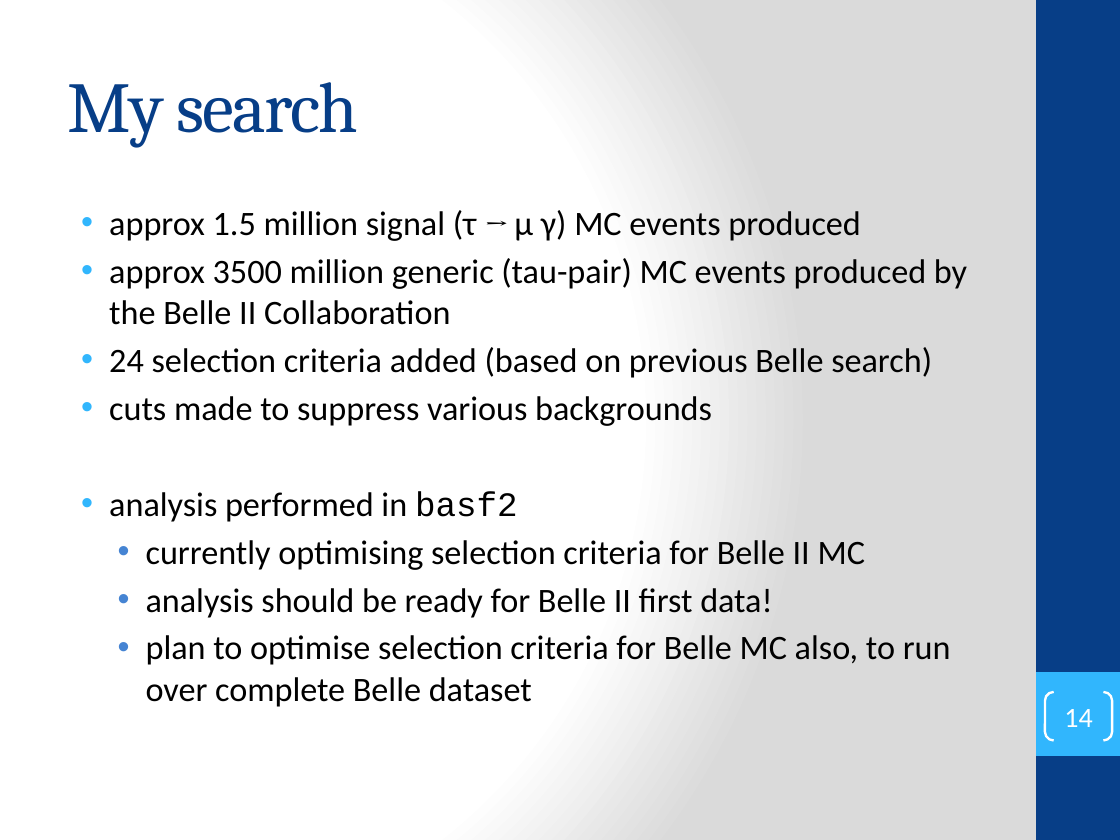
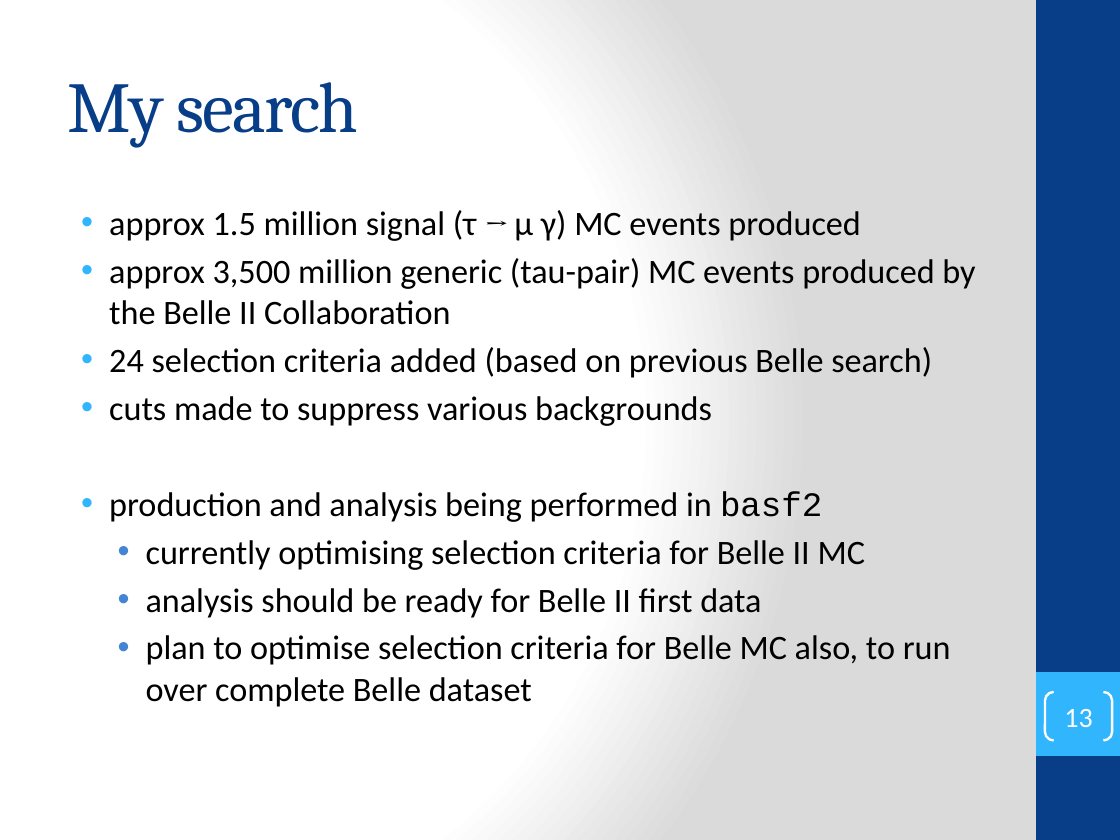
Before and after one commit to secret-agent-drone/lit-review, a slide deck: slide 13 of LiteratureReview_talk/lit_review_talk.pptx (slide 14 before the commit). Drawn at 1120x840 pixels with LibreOffice and Linux fonts; fonts in the diff are those of the drawing. Boxes give left, top, right and bottom in pixels: in the first picture for what was removed or moved away, otherwise in the second. Text is boxed around its words. In the diff, an @@ line names an element or a change of style, - is before the commit and + after.

```diff
--- a/LiteratureReview_talk/lit_review_talk.pptx
+++ b/LiteratureReview_talk/lit_review_talk.pptx
@@ text at <box>109,258,975,325</box>: text changed @@
-• approx 3500 million generic (tau-pair) MC events produced by the Belle II Collaboration
+• approx 3,500 million generic (tau-pair) MC events produced by the Belle II Collaboration
@@ text at <box>109,491,822,522</box>: text changed @@
-• analysis performed in basf2
+• production and analysis being performed in basf2
@@ text at <box>146,588,761,618</box>: text changed @@
-  • analysis should be ready for Belle II first data!
+  • analysis should be ready for Belle II first data
@@ page number at <box>1064,709,1092,727</box>: text changed @@
-14
+13
```
Also in this commit, not shown: 6 other slides changed, 1 slide added, 2 slides removed, 10 other files.
